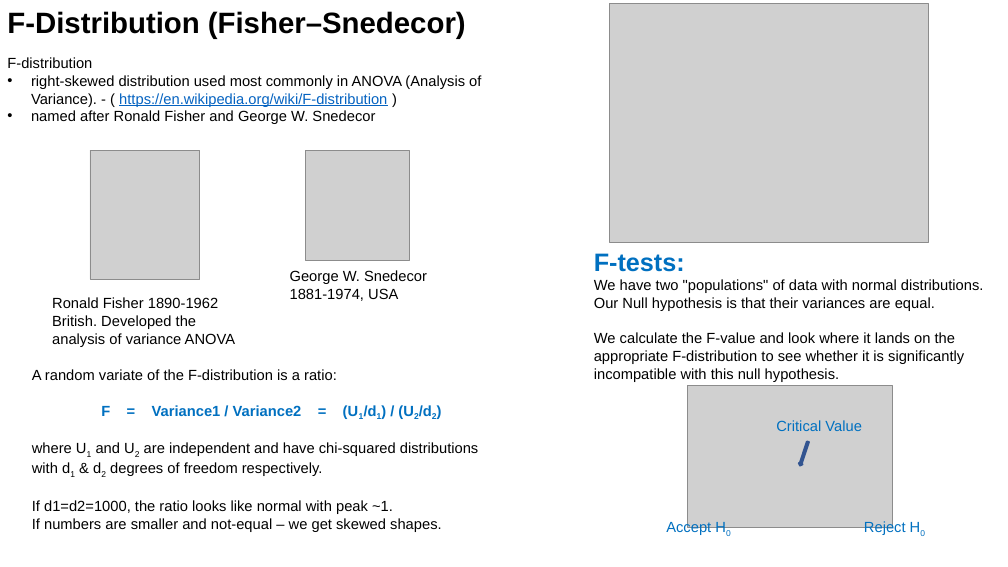
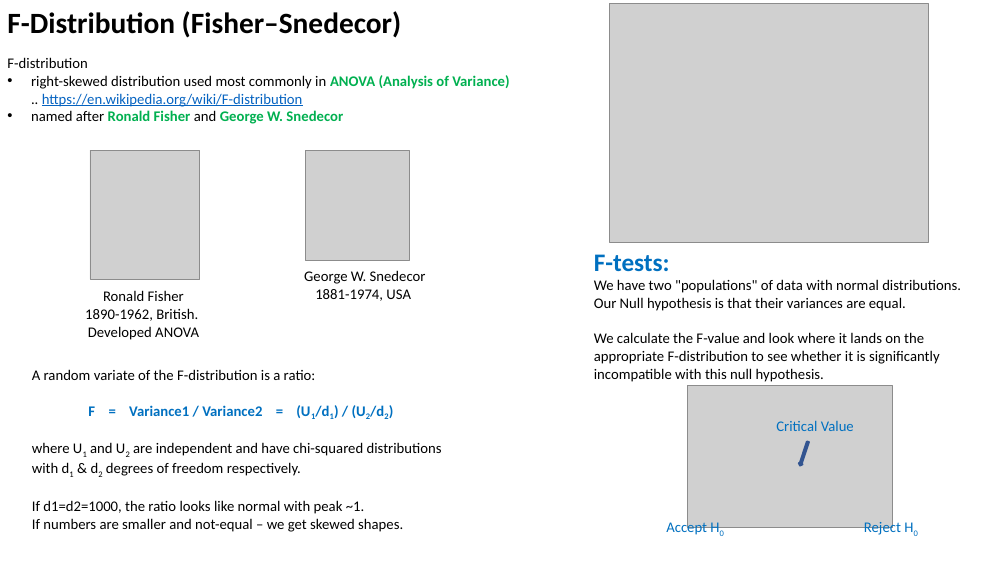
Before and after one commit to lselector/statistics, a slide deck: slide 1 of statistics_07c_F_ANOVA.pptx. Drawn at 1008x567 pixels with LibreOffice and Linux fonts; fonts in the diff are those of the drawing; grey boxes stand for pictures. Boxes give left, top, right and bottom in pixels: in the first picture for what was removed or moved away, otherwise in the second. Text is boxed around its words. In the diff, an @@ line names an element or a change of style, - is before the commit and + after.

```diff
--- a/statistics_07c_F_ANOVA.pptx
+++ b/statistics_07c_F_ANOVA.pptx
@@ text at bbox=[7, 11, 402, 124]: font Arial to Calibri in "F-Distribution (Fisher–Snedecor)", "F-distribution", "named after Ronald Fisher and George W. ..."; text colour #000000 to #00B050, bold on in "Ronald Fisher George W. Snedecor" @@
@@ text at bbox=[31, 75, 509, 107]: text changed; font Arial to Calibri @@
-• right-skewed distribution used most commonly in ANOVA (Analysis of Variance). - ( https://en.wikipedia.org/wiki/F-distribution )
+• right-skewed distribution used most commonly in ANOVA (Analysis of Variance)
+  .. https://en.wikipedia.org/wiki/F-distribution
@@ text "George W. Snedecor" at bbox=[304, 270, 426, 301]: font Arial to Calibri; alignment left to centre @@
@@ text at bbox=[85, 290, 199, 340]: text changed; font Arial to Calibri @@
-Ronald Fisher 1890-1962
-British. Developed the analysis of variance ANOVA
+Ronald Fisher
+1890-1962, British.
+Developed ANOVA
@@ font Arial to Calibri in 5 elements at bbox=[32, 369, 442, 532], bbox=[594, 254, 961, 382], bbox=[864, 520, 901, 537], bbox=[666, 520, 707, 535], bbox=[776, 420, 854, 431] @@
```
Also in this commit, not shown: 4 other slides changed, 6 other files.
